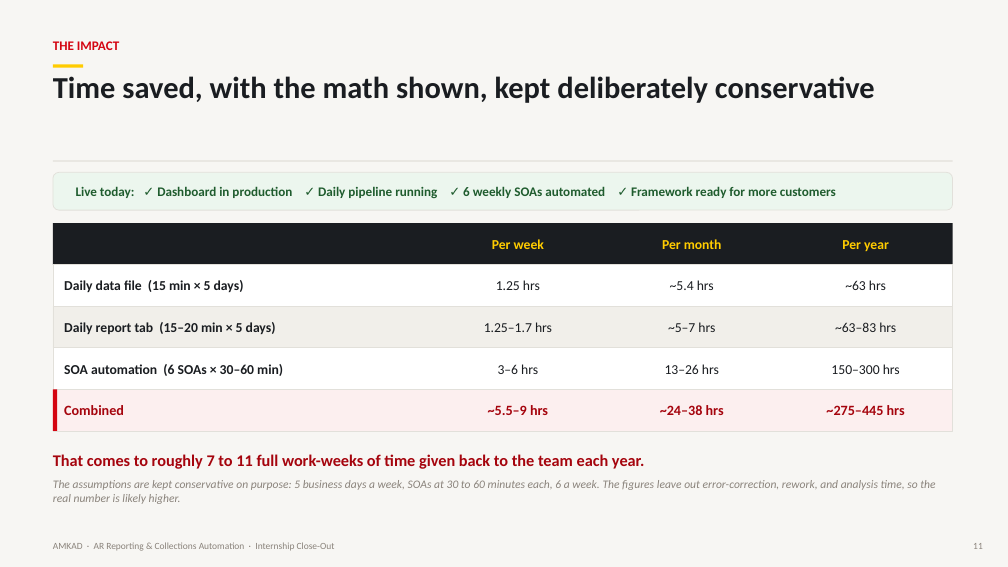
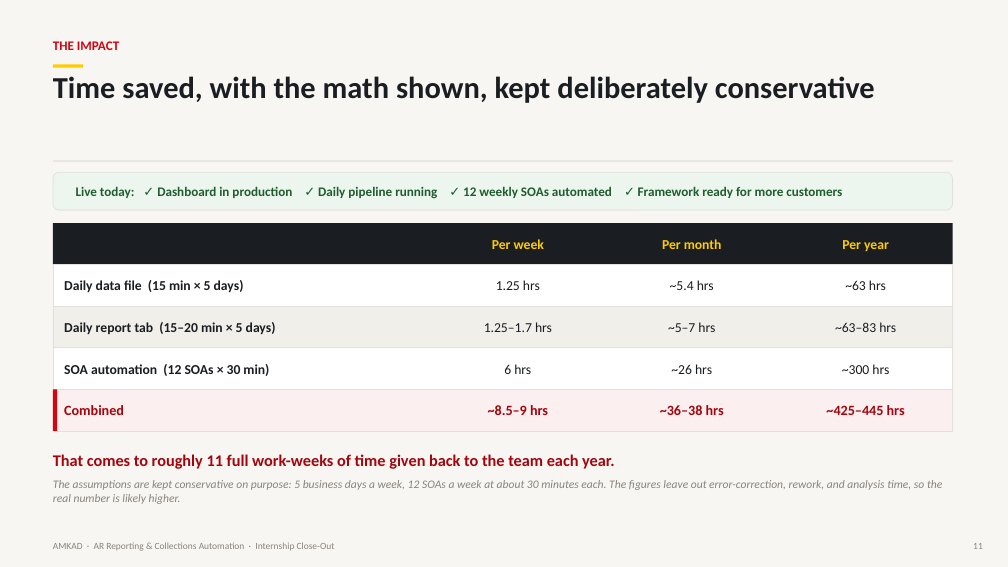
Before and after one commit to jkadadihi/Power-BI-, a slide deck: slide 11 of docs/AMKAD_Internship_Presentation.pptx. Drawn at 1008x567 pixels with LibreOffice and Linux fonts; fonts in the diff are those of the drawing. Boxes give left, top, right and bottom in pixels: in the first picture for what was removed or moved away, otherwise in the second. Text is boxed around its words. In the diff, an @@ line names an element or a change of style, - is before the commit and + after.

```diff
--- a/docs/AMKAD_Internship_Presentation.pptx
+++ b/docs/AMKAD_Internship_Presentation.pptx
@@ text at (76, 186, 842, 198): text changed @@
-Live today: ✓ Dashboard in production ✓ Daily pipeline running ✓ 6 weekly SOAs automated ✓ Framework ready for more customers
+Live today: ✓ Dashboard in production ✓ Daily pipeline running ✓ 12 weekly SOAs automated ✓ Framework ready for more customers
@@ text at (64, 364, 269, 376): text changed @@
-SOA automation (6 SOAs × 30–60 min)
+SOA automation (12 SOAs × 30 min)
@@ text at (504, 364, 531, 374): text changed @@
-3–6 hrs
+6 hrs
@@ text at (671, 364, 712, 374): text changed @@
-13–26 hrs
+~26 hrs
@@ text at (842, 364, 889, 374): text changed @@
-150–300 hrs
+~300 hrs
@@ text at (488, 405, 548, 415): text changed @@
-~5.5–9 hrs
+~8.5–9 hrs
@@ text at (660, 405, 724, 415): text changed @@
-~24–38 hrs
+~36–38 hrs
@@ text at (826, 405, 905, 415): text changed @@
-~275–445 hrs
+~425–445 hrs
@@ text at (53, 454, 942, 504): text changed @@
-That comes to roughly 7 to 11 full work-weeks of time given back to the team each year.
-The assumptions are kept conservative on purpose: 5 business days a week, SOAs at 30 to 60 minutes each, 6 a week. The figures leave out error-correction, rework, and analysis time, so the real number is likely higher.
+That comes to roughly 11 full work-weeks of time given back to the team each year.
+The assumptions are kept conservative on purpose: 5 business days a week, 12 SOAs a week at about 30 minutes each. The figures leave out error-correction, rework, and analysis time, so the real number is likely higher.
```
Also in this commit, not shown: 2 other slides changed, 1 other file.
